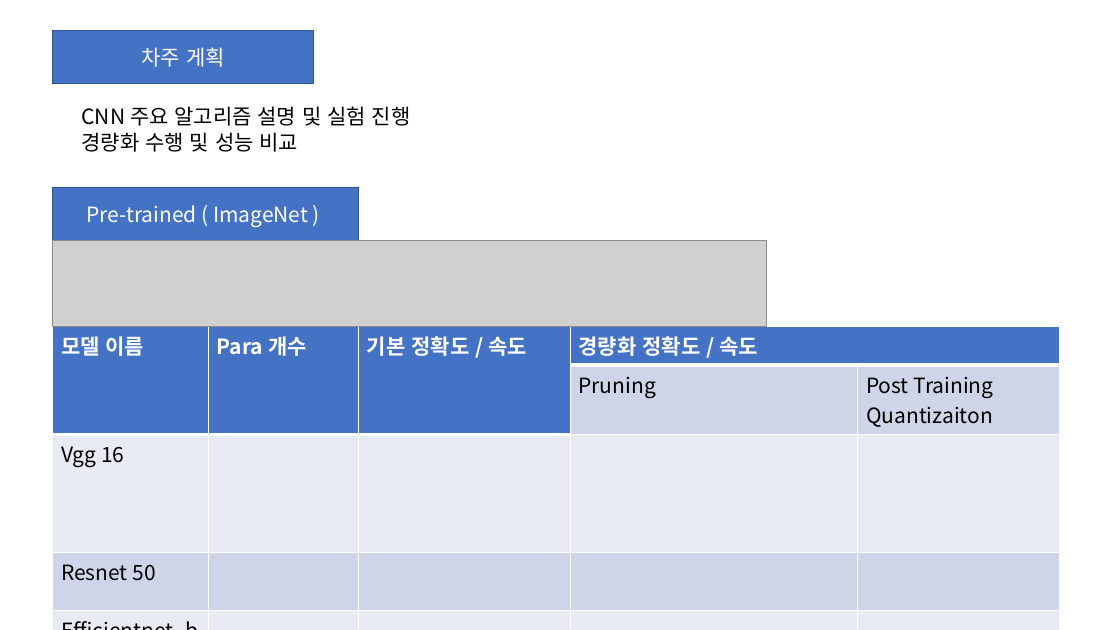
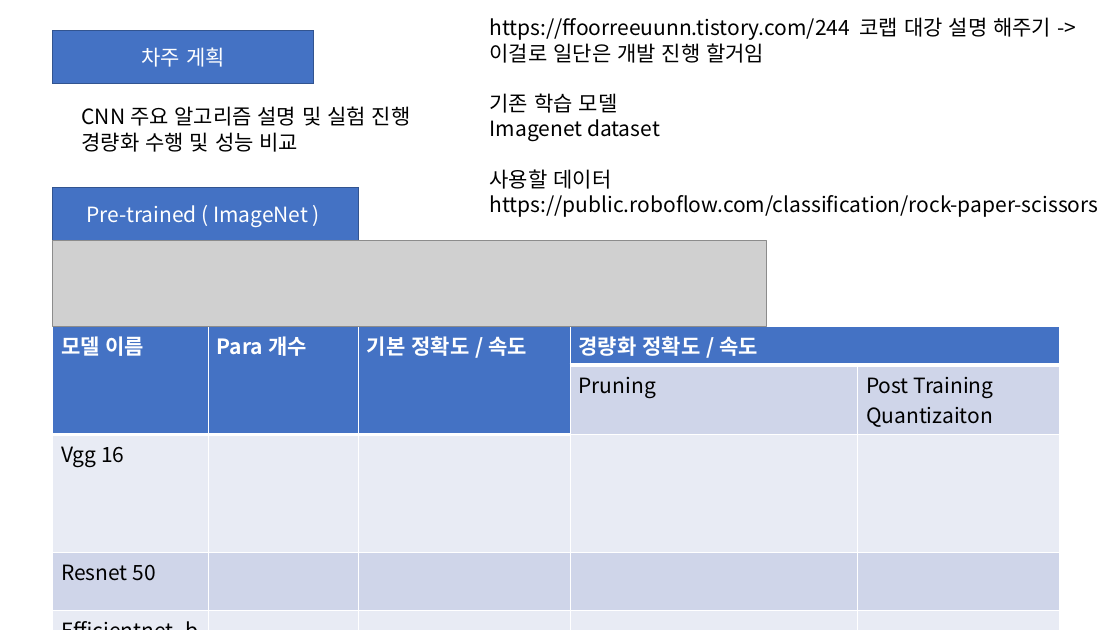
Before and after one commit to yutan0565/Light-Weight-Base_Tensorflow2, a slide deck: slide 18 of 개인_과제_발표/2주차_발표.pptx. Drawn at 1120x630 pixels with LibreOffice and Linux fonts; fonts in the diff are those of the drawing; grey boxes stand for pictures. Boxes give left, top, right and bottom in pixels: in the first picture for what was removed or moved away, otherwise in the second. Text is boxed around its words. In the diff, an @@ line names an element or a change of style, - is before the commit and + after.

```diff
--- a/개인_과제_발표/2주차_발표.pptx
+++ b/개인_과제_발표/2주차_발표.pptx
@@ text added at <box>490,17,1099,217</box>, 18 pt, text #000000 @@
+https://ffoorreeuunn.tistory.com/244 코랩 대강 설명 해주기 -> 이걸로 일단은 개발 진행 할거임
+기존 학습 모델
+Imagenet dataset
+사용할 데이터
+https://public.roboflow.com/classification/rock-paper-scissors
```
Also in this commit, not shown: 2 other slides changed, 3 other files.
